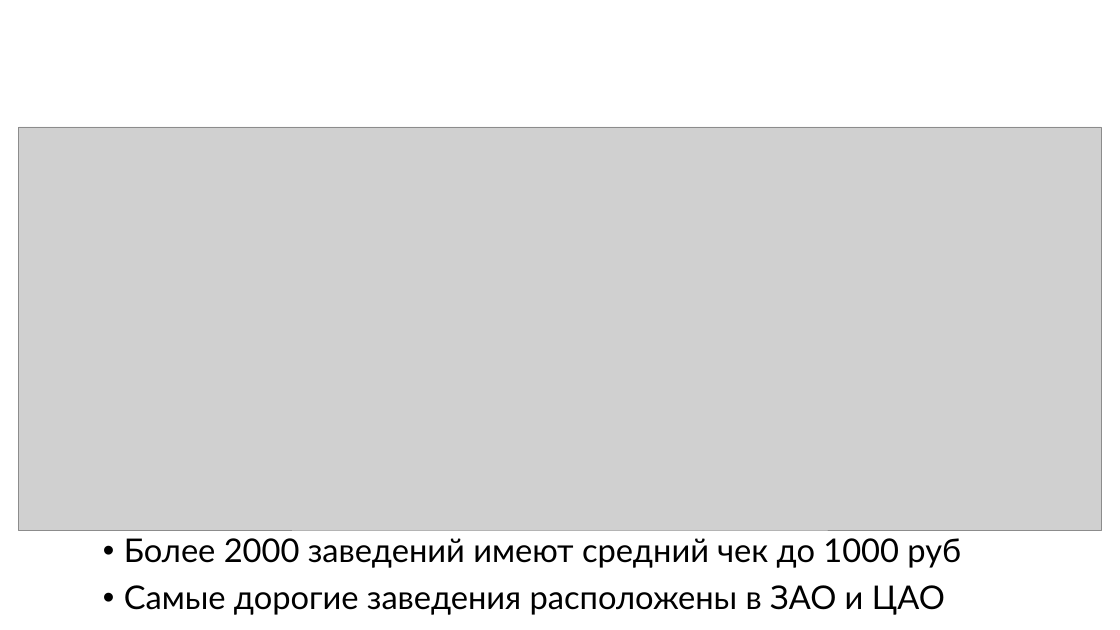
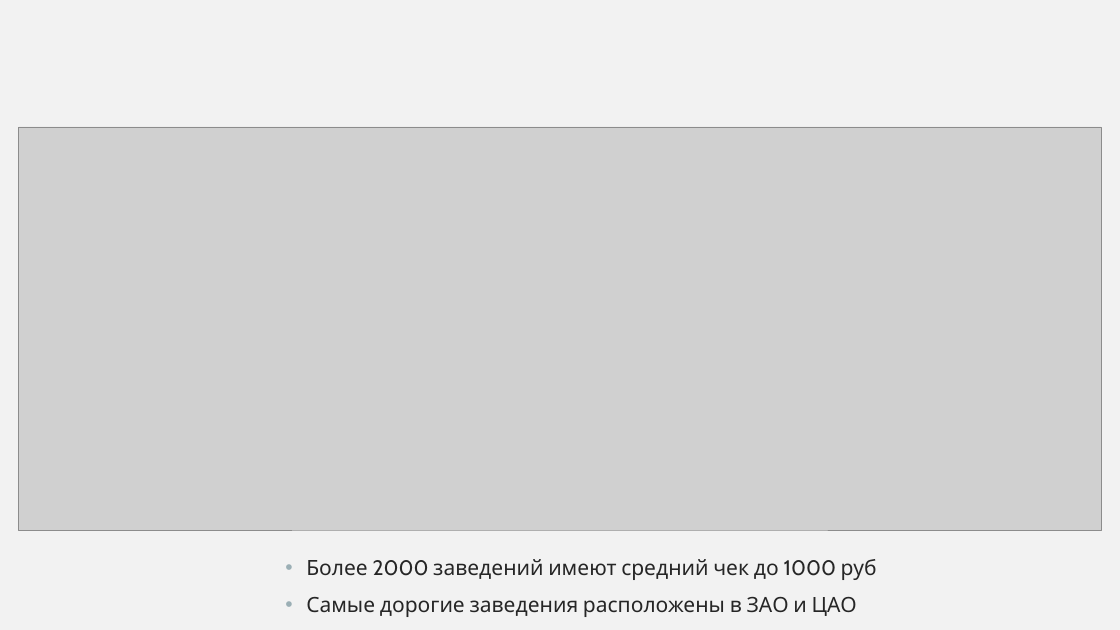
Before and after one commit to PHILIPP111007/masters_degree_Roshchin_M25-555, a slide deck: slide 16 of BI/moscow_places/moscow_places_hw.pptx. Drawn at 1120x630 pixels with LibreOffice and Linux fonts; fonts in the diff are those of the drawing; grey boxes stand for pictures. Boxes give left, top, right and bottom in pixels: in the first picture for what was removed or moved away, otherwise in the second. Text is boxed around its words. In the diff, an @@ line names an element or a change of style, - is before the commit and + after.

```diff
--- a/BI/moscow_places/moscow_places_hw.pptx
+++ b/BI/moscow_places/moscow_places_hw.pptx
@@ background #FFFFFF to #F2F2F2 @@
@@ text "Более 2000 заведений имеют средний ..." moved from (x1=124, y1=538, x2=961, y2=615) to (x1=306, y1=559, x2=877, y2=617) @@
@@ text "Более 2000 заведений имеют средний ..." at (x1=306, y1=559, x2=877, y2=617): size 28 to 18 pt, font Lato to Cabin, text colour #000000 to #262626; line spacing 0.9 to 1 @@
```
Also in this commit, not shown: 23 other slides changed, 1 other file.
